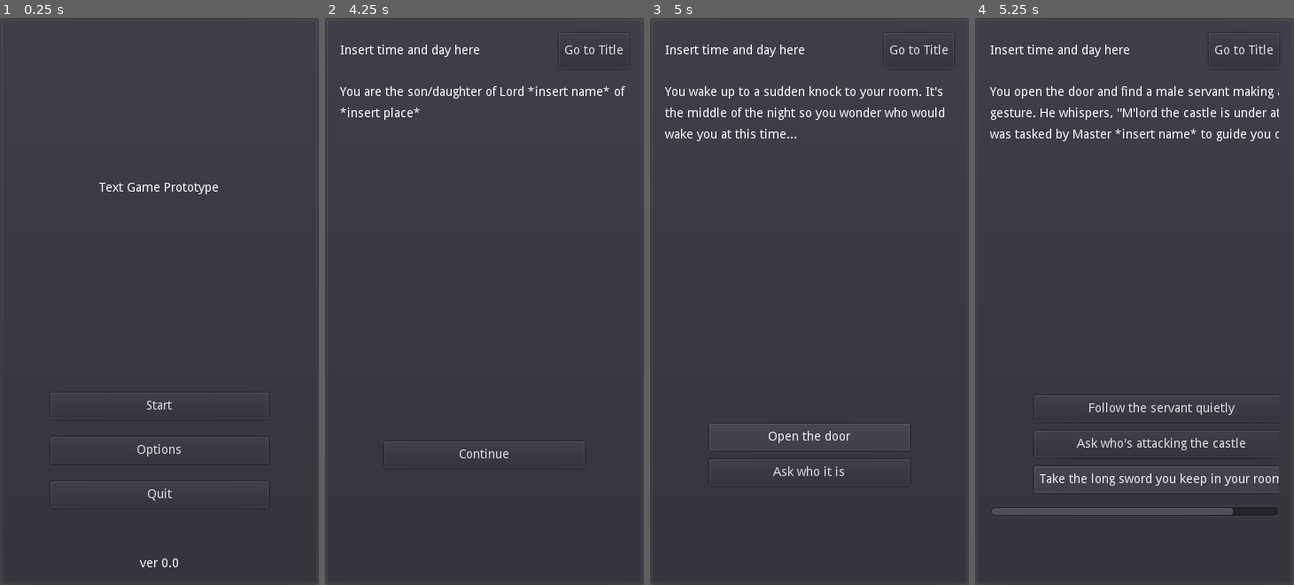
Above: before the commit, frames 1-4 (left to right).
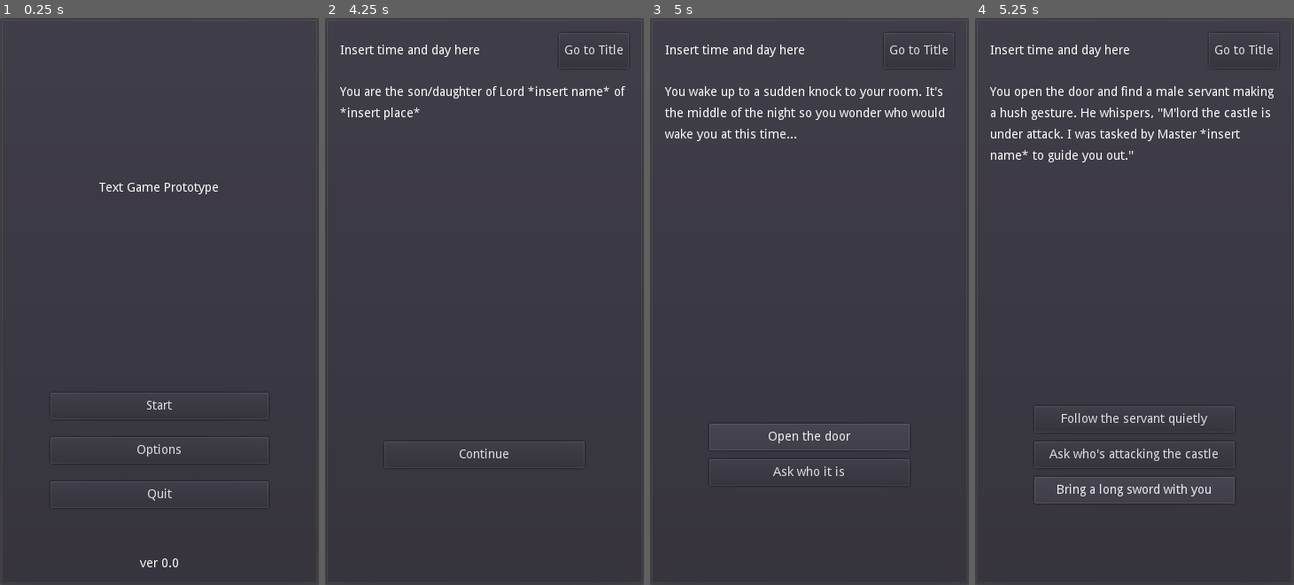
Above: after the commit, the same moments.

Repository: philipuriarte/A-Churchyard-of-Orphans
Game: Godot game, scene res://scenes/main.tscn
Two runs of this game, one before a commit and one after it. Both use one fixed random seed, a clock stepped at 60 frames per second and the inputs below.
Inputs:
- Up to frame 1 (0.25 s): no input
- Up to frame 2 (4.25 s): click "Start" at 0.5 s; click "Go to Title" at 1.25 s; click "Start" at 2 s; click "Go to Title" at 2.75 s; click "Start" at 3.5 s
- Up to frame 3 (5 s): click "Continue" at 4.25 s
- Up to frame 4 (5.25 s): click "Open the door" at 5 s

Frames 1-3 are identical in both runs. In frame 4, 5.9% of the frame differs, in the area x 4-96%, y 12-88%.

Commit message:
Update content_dict.gd

Diff:
--- a/logic/content_dict.gd
+++ b/logic/content_dict.gd
@@ -38,7 +38,7 @@
 				"text": "Ask who's attacking the castle"
 			},
 			3: {
-				"text": "Take the long sword you keep in your room"
+				"text": "Bring a long sword with you"
 			}
 		}
 	},
@@ -47,10 +47,10 @@
 		"narr_text": "You ask who is it. But you're replied with another knock.",
 		"choices": {
 			1: {
-				"text": "Ask again"
+				"text": "Open the door carefully"
 			},
 			2: {
-				"text": "Open the door and prepare to defend yourself"
+				"text": "Ask again"
 			},
 		}
 	}
